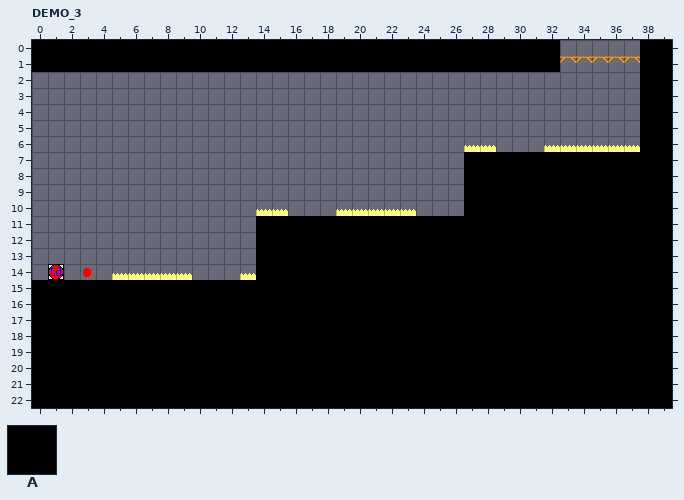
Level history. LDtk project: Assets/LDtk/Demo.ldtk. The picture above is the old version.
Cells are 16x16 px. Shown: DEMO_3 x 0..39, y 0..22. The commit also changed other parts of the map, which this record leaves out.
Key: from "GROUND": A 0.
_ is an empty cell.
Layers that did not change in this view are not listed.
Layer "GROUND" before, first column x 0:
 0 AAAAAAAAAAAAAAAAAAAAAAAAAAAAAAAAA_____AA
 1 AAAAAAAAAAAAAAAAAAAAAAAAAAAAAAAAA_____AA
 2 ______________________________________AA
 3 ______________________________________AA
 4 ______________________________________AA
 5 ______________________________________AA
 6 ______________________________________AA
 7 ___________________________AAAAAAAAAAAAA
 8 ___________________________AAAAAAAAAAAAA
 9 ___________________________AAAAAAAAAAAAA
10 ___________________________AAAAAAAAAAAAA
11 ______________AAAAAAAAAAAAAAAAAAAAAAAAAA
12 ______________AAAAAAAAAAAAAAAAAAAAAAAAAA
13 ______________AAAAAAAAAAAAAAAAAAAAAAAAAA
14 ______________AAAAAAAAAAAAAAAAAAAAAAAAAA
15 AAAAAAAAAAAAAAAAAAAAAAAAAAAAAAAAAAAAAAAA
16 AAAAAAAAAAAAAAAAAAAAAAAAAAAAAAAAAAAAAAAA
17 AAAAAAAAAAAAAAAAAAAAAAAAAAAAAAAAAAAAAAAA
18 AAAAAAAAAAAAAAAAAAAAAAAAAAAAAAAAAAAAAAAA
19 AAAAAAAAAAAAAAAAAAAAAAAAAAAAAAAAAAAAAAAA
20 AAAAAAAAAAAAAAAAAAAAAAAAAAAAAAAAAAAAAAAA
21 AAAAAAAAAAAAAAAAAAAAAAAAAAAAAAAAAAAAAAAA
22 AAAAAAAAAAAAAAAAAAAAAAAAAAAAAAAAAAAAAAAA
After the commit:
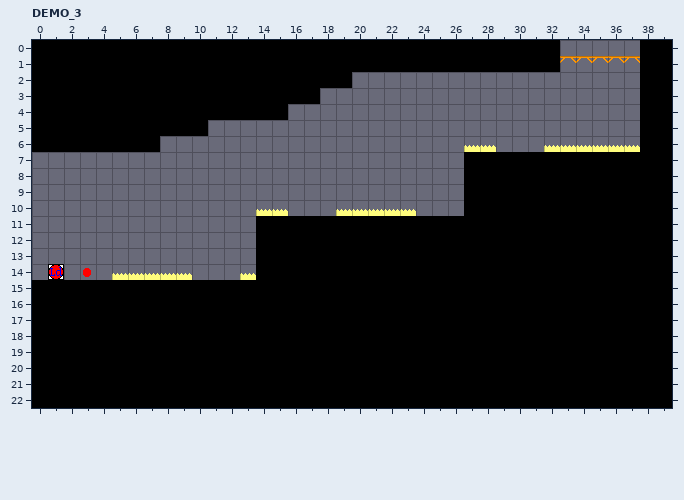
From old to new:
Changed rows in their new state; . is an unchanged cell.
Layer "GROUND":
first column x 0:
 2 AAAAAAAAAAAAAAAAAAAA
 3 AAAAAAAAAAAAAAAAAA..
 4 AAAAAAAAAAAAAAAA....
 5 AAAAAAAAAAA.........
 6 AAAAAAAA............
Boxes around the changes in both pictures, in picture pixels (x1, y1, x2, y2):
added: (32, 72, 352, 152)
